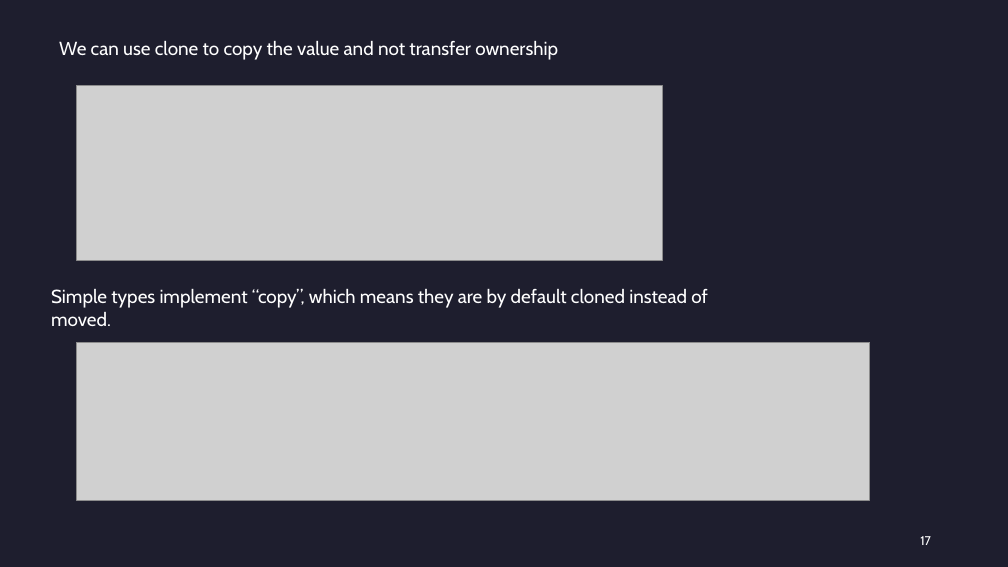
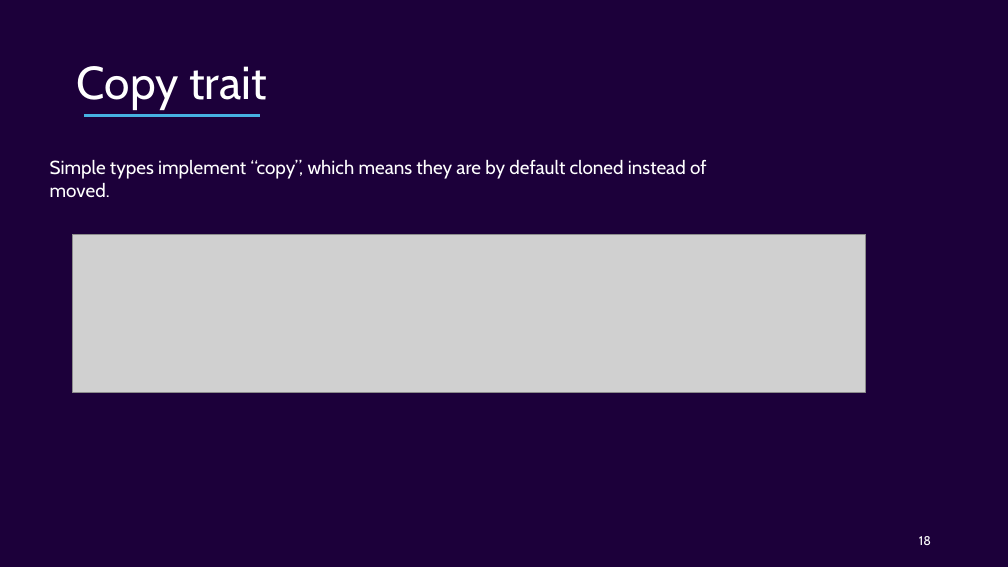
Before and after one commit to Ordina-Group/pythoneers-rust-workshop, a slide deck: slide 18 of Rust.pptx (slide 17 before the commit). Drawn at 1008x567 pixels with LibreOffice and Linux fonts; fonts in the diff are those of the drawing; grey boxes stand for pictures. Boxes give left, top, right and bottom in pixels: in the first picture for what was removed or moved away, otherwise in the second. Text is boxed around its words. In the diff, an @@ line names an element or a change of style, - is before the commit and + after.

```diff
--- a/Rust.pptx
+++ b/Rust.pptx
@@ background #1E1E2E to #1C003A @@
@@ text removed at (59,41,558,60) @@
-We can use clone to copy the value and not transfer ownership
@@ picture removed at (76,86,662,261) @@
@@ title added at (77,66,267,110), 44 pt, text #FFFFFF @@
+Copy trait
@@ line added from (84, 116) to (261, 116), #46B1E1 2.25 pt @@
@@ text "Simple types implement “copy”, which ...": place and size @@
-text "Simple types implement “copy”, which ..." at (51,289,708,326)
+text "Simple types implement “copy”, which ..." at (50,159,707,197)
@@ picture: place and size @@
-picture at (76,342,870,500)
+picture at (72,234,866,392)
@@ page number at (919,536,931,545): text changed @@
-17
+18
```
Also in this commit, not shown: 22 other slides changed, 17 slides added, 2 slides removed.
